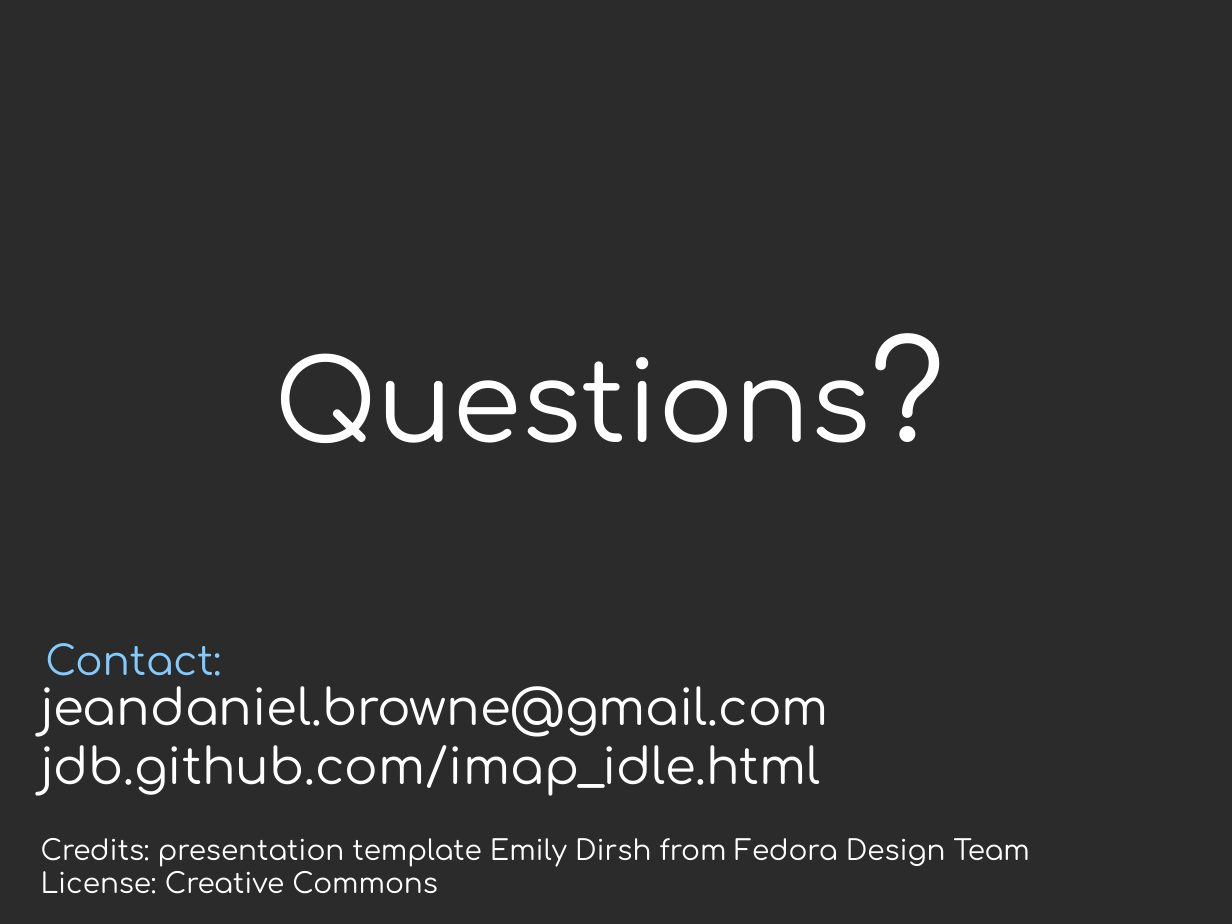
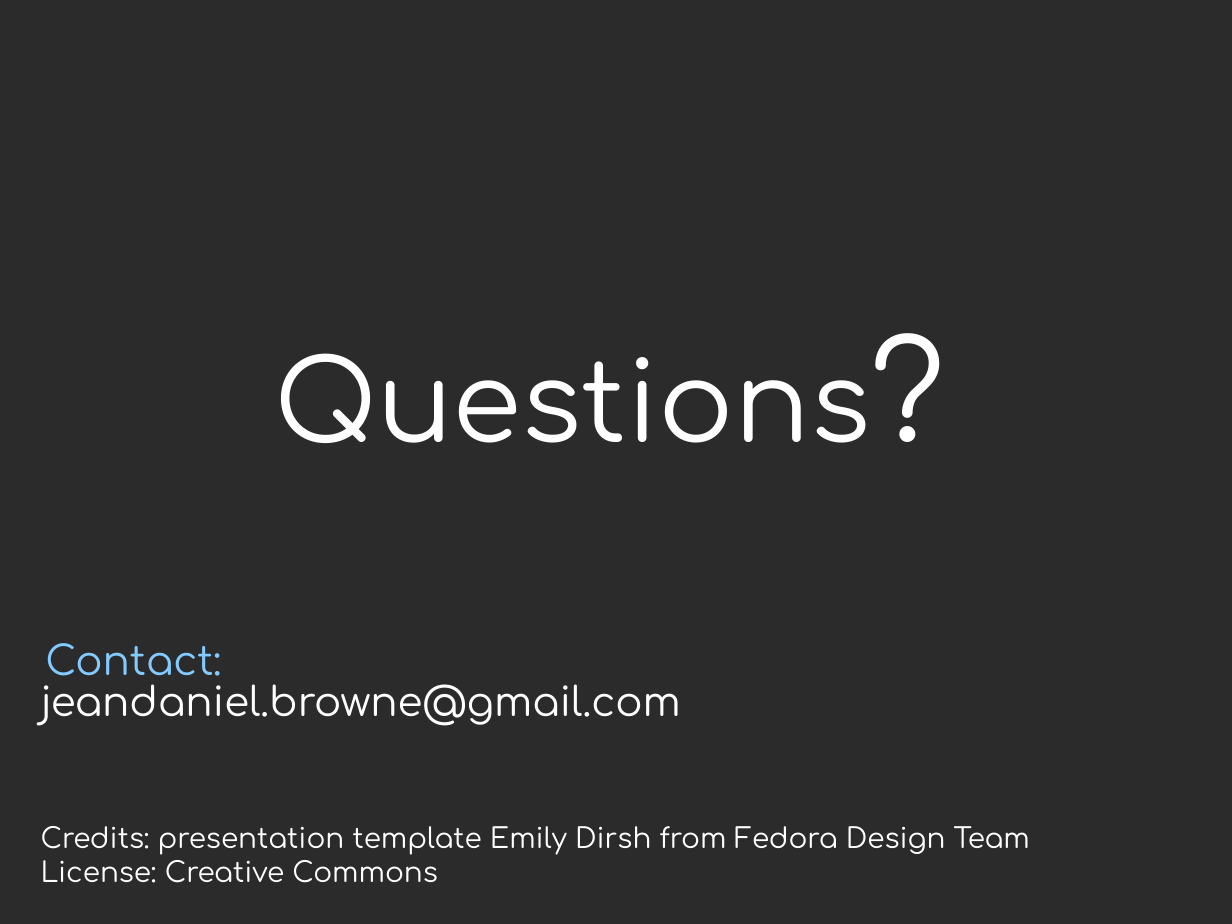
Before and after one commit to jdb/jdb.github.com, a slide deck: slide 40 of imap_idle/presentation/twisted-intro.odp. Drawn at 1232x924 pixels with LibreOffice and Linux fonts; fonts in the diff are those of the drawing; background and template pictures are left out; a plain dark background stands for a picture behind light text. Boxes give left, top, right and bottom in pixels: in the first picture for what was removed or moved away, otherwise in the second. Text is boxed around its words. In the diff, an @@ line names an element or a change of style, - is before the commit and + after.

```diff
--- a/imap_idle/presentation/twisted-intro.odp
+++ b/imap_idle/presentation/twisted-intro.odp
@@ text at (x1=41, y1=670, x2=681, y2=725): size 32 to 26 pt in "jeandaniel.browne@gmail.com" @@
@@ text at (x1=41, y1=728, x2=821, y2=796): paragraph removed @@
-jdb.github.com/imap_idle.html
```
Also in this commit, not shown: 2 other slides changed.
